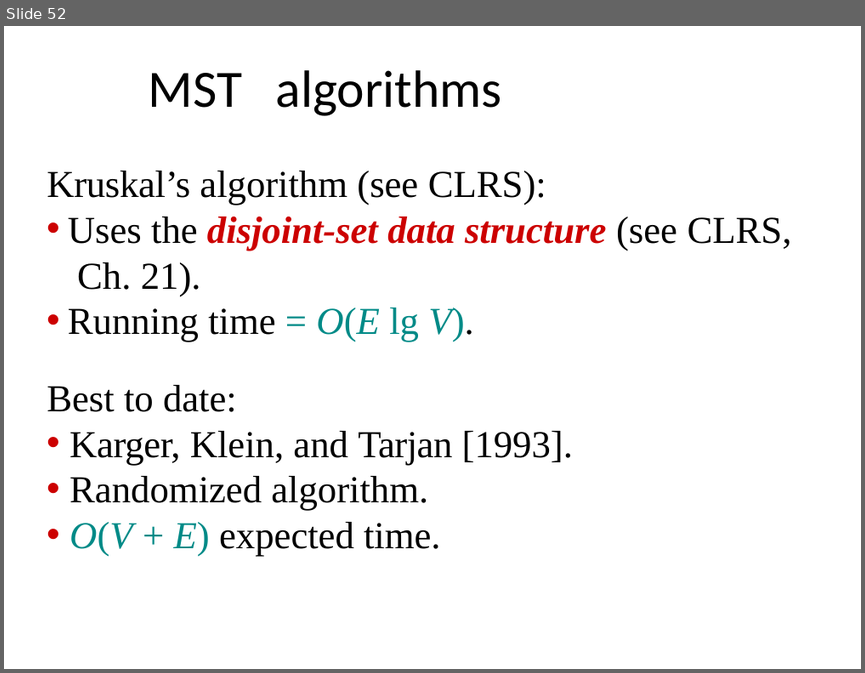
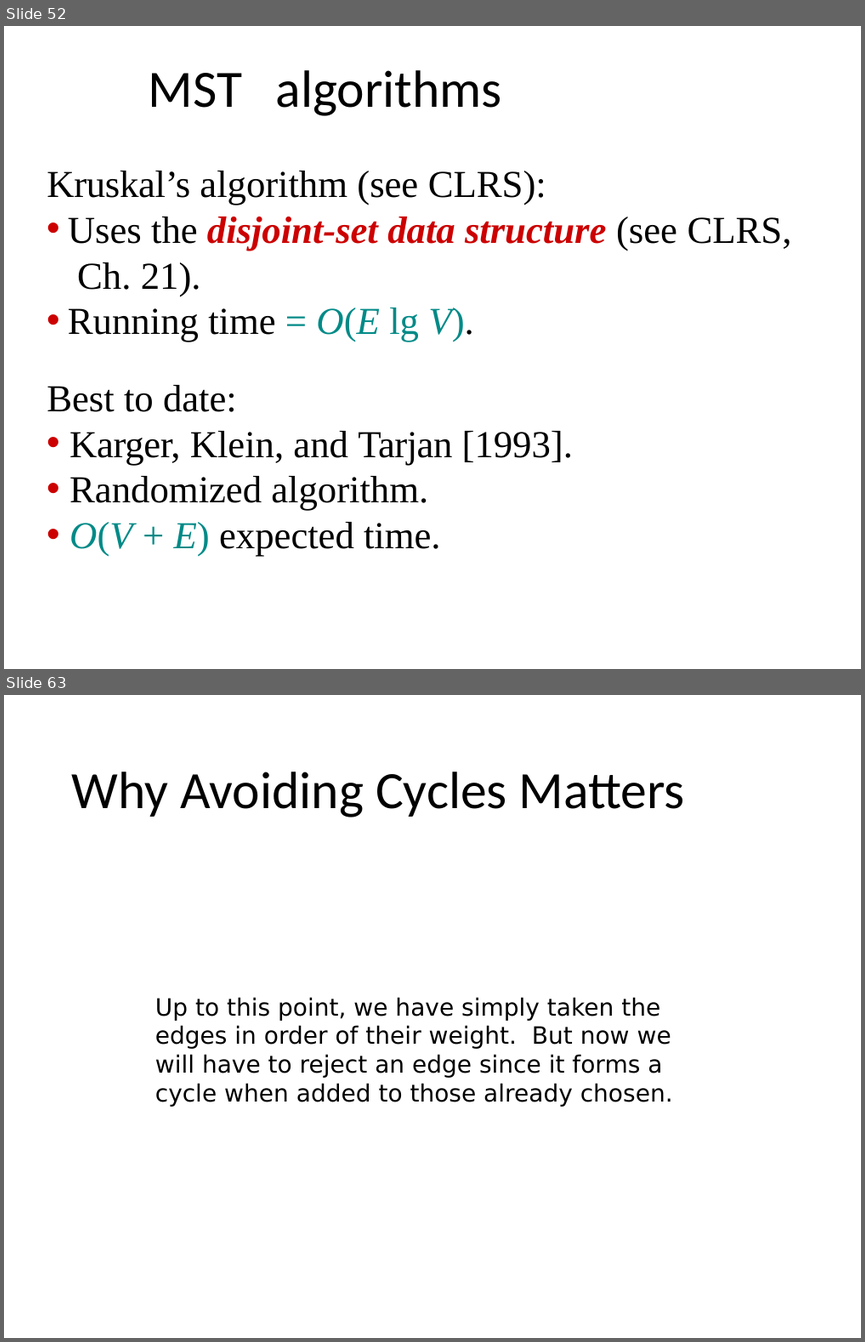
Before and after one commit to yeshwantsingh/DAA, a slide deck: Lecture Slides/Greedy 1.pptx. Shown one above the other, each under a label of ours: slide 52 before the commit, slides 52 and 63 after it; the slides between them are not shown. The pictures are 865x673 and 865x1342 pixels, drawn with LibreOffice and Linux fonts; fonts in the diff are those of the drawing. Boxes give left, top, right and bottom in pixels: in the first picture for what was removed or moved away, otherwise in the second. Text is boxed around its words. In the diff, an @@ line names an element or a change of style, - is before the commit and + after.

```diff
--- a/Lecture Slides/Greedy 1.pptx
+++ b/Lecture Slides/Greedy 1.pptx
@@ slide 63 added at <box>4,695,861,1338</box>, background #FFFFFF @@
@@ title added at <box>71,771,685,817</box>, 44 pt, text #000000 @@
+Why Avoiding Cycles Matters
@@ text added at <box>155,997,673,1106</box>, 20 pt, text #000000 @@
+Up to this point, we have simply taken the edges in order of their weight. But now we will have to reject an edge since it forms a cycle when added to those already chosen.
```
Also in this commit, not shown: 12 other slides added, 4 other files.
